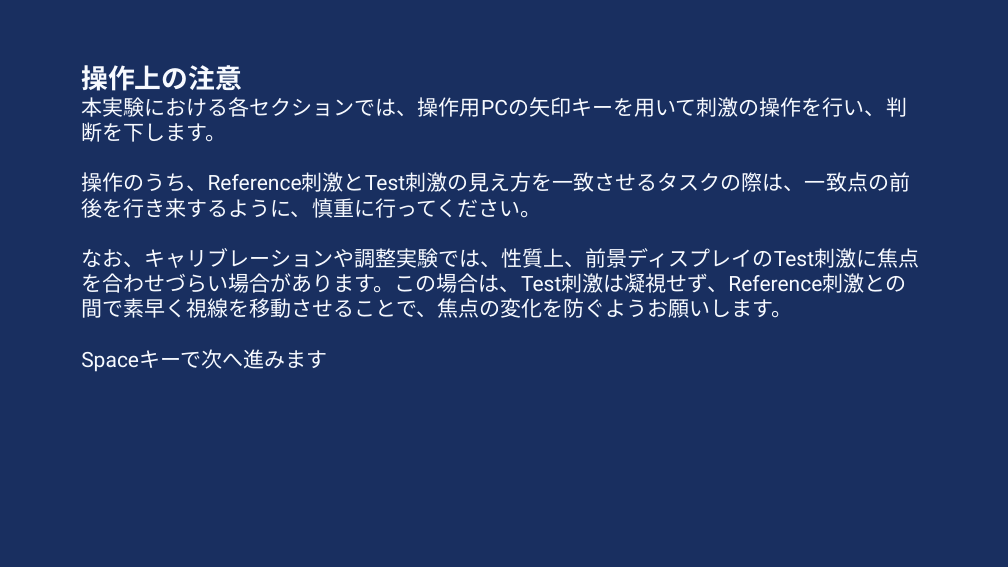
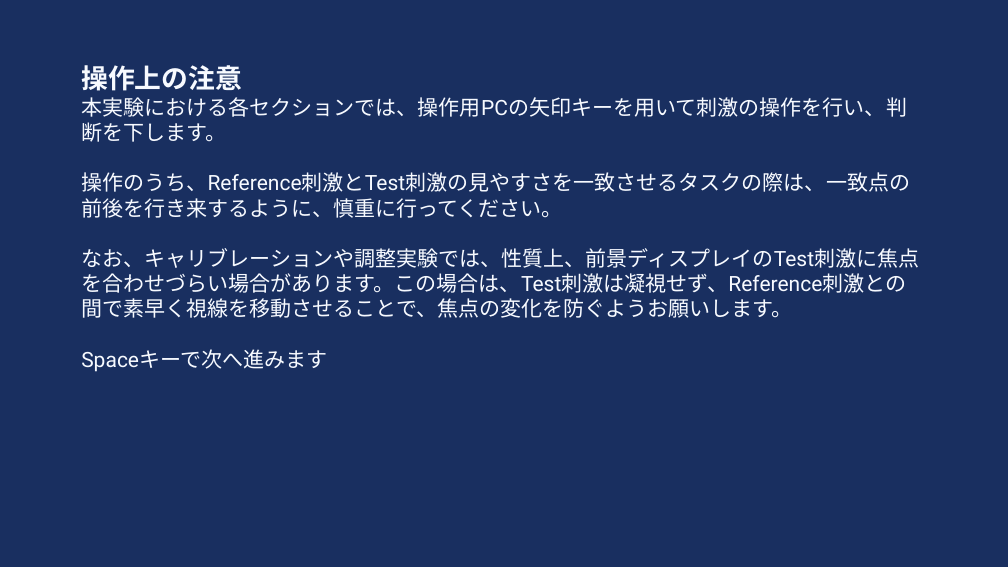
Before and after one commit to HAMADAKAZUKI2423/lab, a slide deck: slide 2 of tex/ethicsreview/ethics_review_visibility/別紙2評価実験説明.pptx. Drawn at 1008x567 pixels with LibreOffice and Linux fonts; fonts in the diff are those of the drawing. Boxes give left, top, right and bottom in pixels: in the first picture for what was removed or moved away, otherwise in the second. Text is boxed around its words. In the diff, an @@ line names an element or a change of style, - is before the commit and + after.

```diff
--- a/tex/ethicsreview/ethics_review_visibility/別紙2評価実験説明.pptx
+++ b/tex/ethicsreview/ethics_review_visibility/別紙2評価実験説明.pptx
@@ text at (81, 172, 910, 218): text changed @@
-操作のうち、Reference刺激とTest刺激の見え方を一致させるタスクの際は、一致点の前後を行き来するように、慎重に行ってください。
+操作のうち、Reference刺激とTest刺激の見やすさを一致させるタスクの際は、一致点の前後を行き来するように、慎重に行ってください。
```
Also in this commit, not shown: 8 other slides changed.
